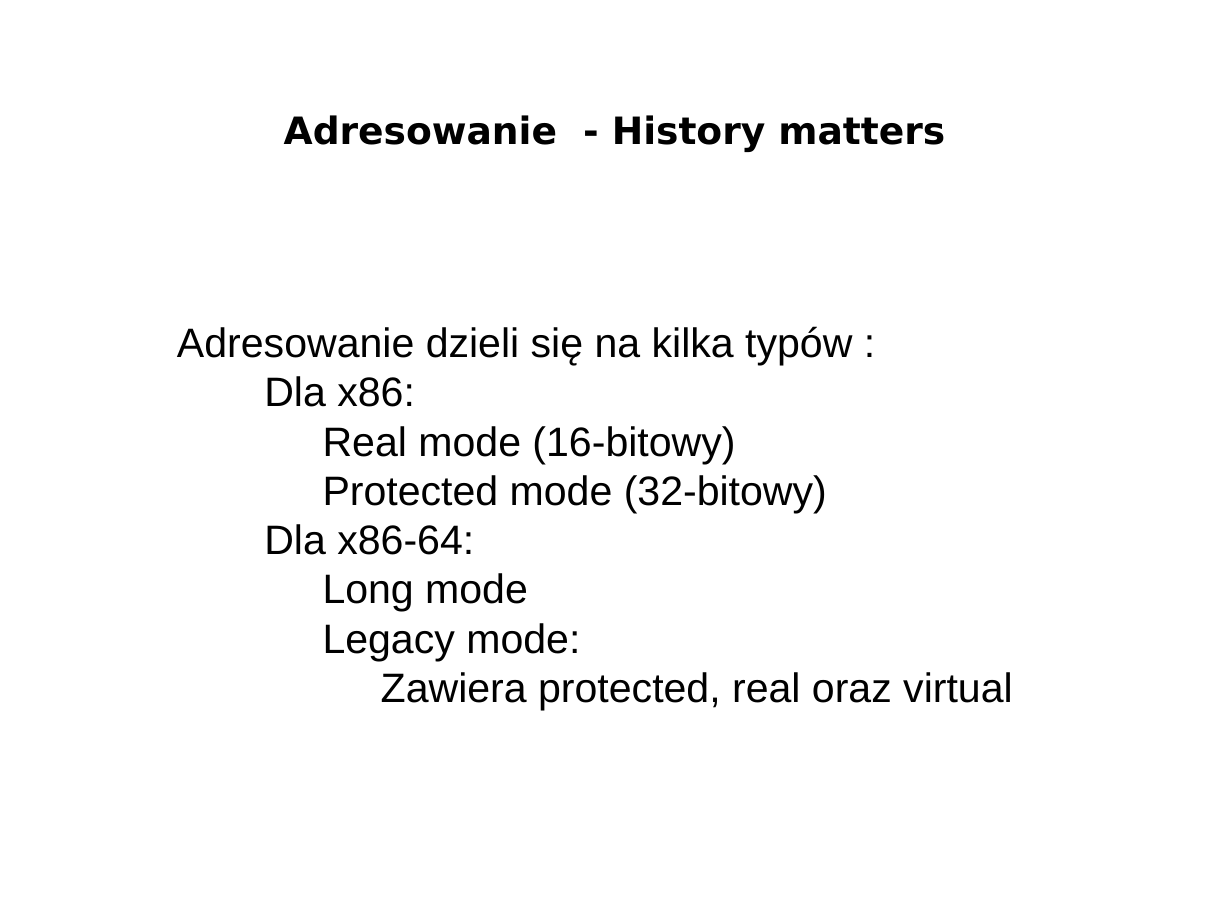
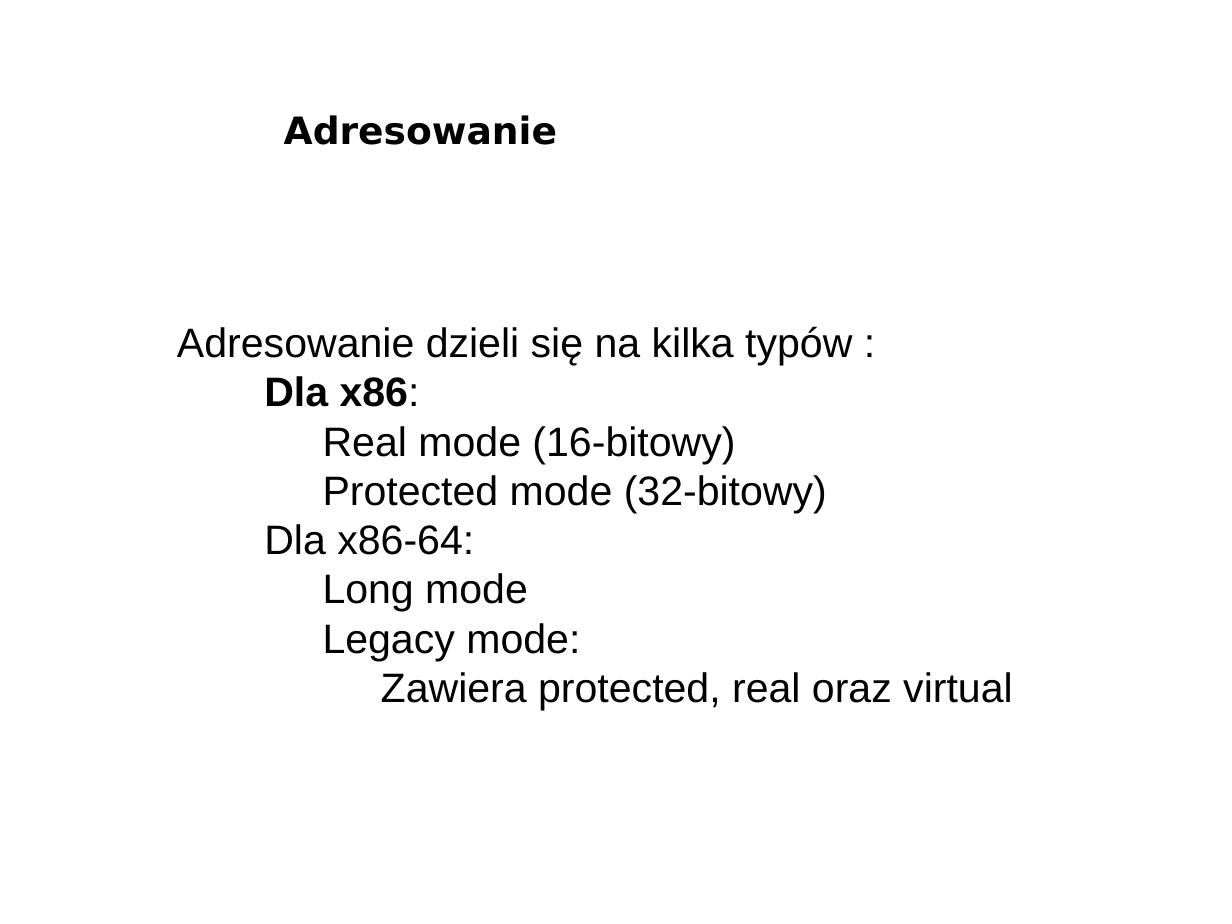
Before and after one commit to bercik/pn_prezentacja, a slide deck: slide 15 of śmieszki_i_inne_zwierzęta/prezentacja.odp. Drawn at 1232x924 pixels with LibreOffice and Linux fonts; fonts in the diff are those of the drawing; background and template pictures are left out. Boxes give left, top, right and bottom in pixels: in the first picture for what was removed or moved away, otherwise in the second. Text is boxed around its words. In the diff, an @@ line names an element or a change of style, - is before the commit and + after.

Commit message:
adresowanie jest całe

```diff
--- a/śmieszki_i_inne_zwierzęta/prezentacja.odp
+++ b/śmieszki_i_inne_zwierzęta/prezentacja.odp
@@ title at box(284, 115, 557, 145): text changed @@
-Adresowanie - History matters
+Adresowanie
@@ text at box(264, 376, 420, 407): bold on in "Dla x86:" @@
```
Also in this commit, not shown: 13 other slides changed, 13 slides added, 3 slides removed.
